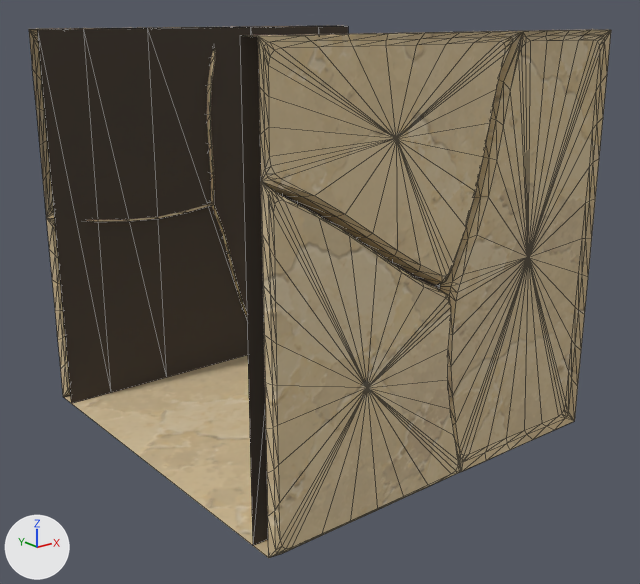
One commit to the glTF model assets/custom/models/ground_modules/ground_square_strip_06.glb: the scene before it, then after it.
One viewpoint serves both versions: a camera (50 mm lens) standing at (-0.878, -1.261, 1.035) and looking at (0.489, 0.447, 0.351). Lighting does not change. The marker at lower left points along +X, +Y and +Z. The picture after the commit comes second. Mesh edges are drawn as thin lines. Vertices at exactly the same position are counted once.

In view in the first picture: 'GroundSquareStrip06_Body'.
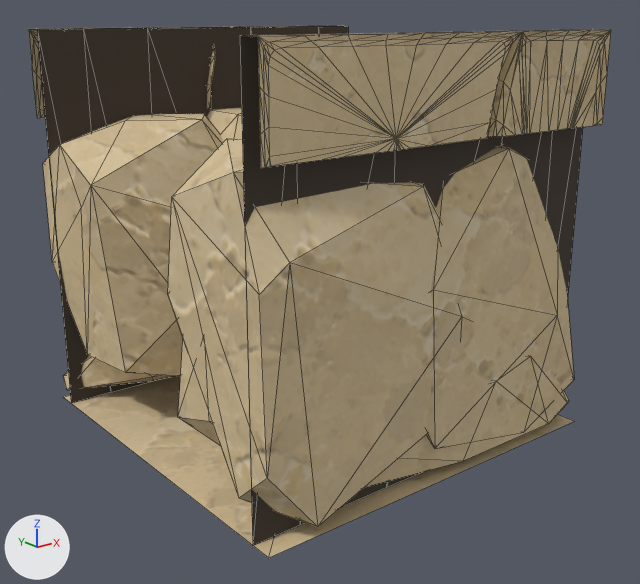
The change, as a diff of the scene's bpy script:
```diff
--- a/assets/custom/models/ground_modules/ground_square_strip_06.glb.py
+++ b/assets/custom/models/ground_modules/ground_square_strip_06.glb.py
@@ me_groundsquarestrip06_bodymesh @@
 # used by ob_groundsquarestrip06_body; location = (0.0, 0.0, 0.0)
-me_groundsquarestrip06_bodymesh.from_pydata(...)  # 618 vertices, 1124 faces; spans x 0.0..1.0, y -0.019..1.014, z 0.0..1.0
+me_groundsquarestrip06_bodymesh.from_pydata(...)  # 433 vertices, 675 faces; spans x 0.0..1.0, y 0.0..1.012, z 0.0..1.0
+# me_groundsquarestrip06_bodymesh part 1: a new loose piece of 22 vertices spanning x 0.001..0.681, y 0.001..0.473, z 0.021..0.776, in mat_sandstone_plate_13_005
+# me_groundsquarestrip06_bodymesh part 2: a new loose piece of 22 vertices spanning x 0.003..0.652, y 0.614..0.997, z 0.031..0.774, in mat_sandstone_plate_13_005
+# me_groundsquarestrip06_bodymesh part 3: a new loose piece of 21 vertices spanning x 0.364..0.998, y 0.002..0.467, z 0.021..0.775, in mat_sandstone_plate_13_005
+# me_groundsquarestrip06_bodymesh part 4: a new loose piece of 21 vertices spanning x 0.296..0.998, y 0.589..0.998, z 0.022..0.775, in mat_sandstone_plate_13_005
+# me_groundsquarestrip06_bodymesh part 5: a new loose piece of 21 vertices spanning x 0.004..0.996, y 0.004..0.37, z 0.024..0.415, in mat_sandstone_plate_13_005
+# me_groundsquarestrip06_bodymesh part 6: a new loose piece of 20 vertices spanning x 0.004..0.991, y 0.681..0.996, z 0.024..0.401, in mat_sandstone_plate_13_005
+# me_groundsquarestrip06_bodymesh part 7: 1 vertex moved from x 0.985, y 0.96, z 0.774 to x 0.985, y 0.96, z 0.78; 207 vertices removed from x 0.0..1.0, y 0.93..1.014, z 0.0..0.763; 52 vertices added at x 0.0..1.0, y 0.93..1.012, z 0.78
+# me_groundsquarestrip06_bodymesh part 8: 205 vertices removed from x 0.0..1.0, y -0.019..0.069, z 0.0..0.777; 48 vertices added at x 0.0..1.0, y 0.0..0.07, z 0.78
 me_groundsquarestrip06_bodymesh.materials.append(mat_sandstone_plate_1_005)
-me_groundsquarestrip06_bodymesh.materials.append(mat_sandstone_plate_2_005)
 me_groundsquarestrip06_bodymesh.materials.append(mat_sandstone_plate_3_005)
```

Location of each change, (x1, y1, x2, y2) in pixels of the pictures (640 x 584 px):
part 1 of me_groundsquarestrip06_bodymesh, added (beige)
    after: (168, 139, 463, 527)
part 2 of me_groundsquarestrip06_bodymesh, added (beige)
    after: (43, 114, 224, 376)
part 3 of me_groundsquarestrip06_bodymesh, added (brown)
    after: (427, 145, 574, 449)
part 4 of me_groundsquarestrip06_bodymesh, added (beige)
    after: (207, 107, 242, 141)
part 5 of me_groundsquarestrip06_bodymesh, added
    after: (178, 339, 569, 486)
part 6 of me_groundsquarestrip06_bodymesh, added (beige)
    after: (63, 356, 175, 390)
part 7 of me_groundsquarestrip06_bodymesh, reshaped (mostly hidden afterwards)
    before: (36, 54, 247, 397)
    after: (36, 54, 211, 118)
part 8 of me_groundsquarestrip06_bodymesh, cut back
    before: (260, 40, 603, 558)
    after: (260, 40, 603, 168)
